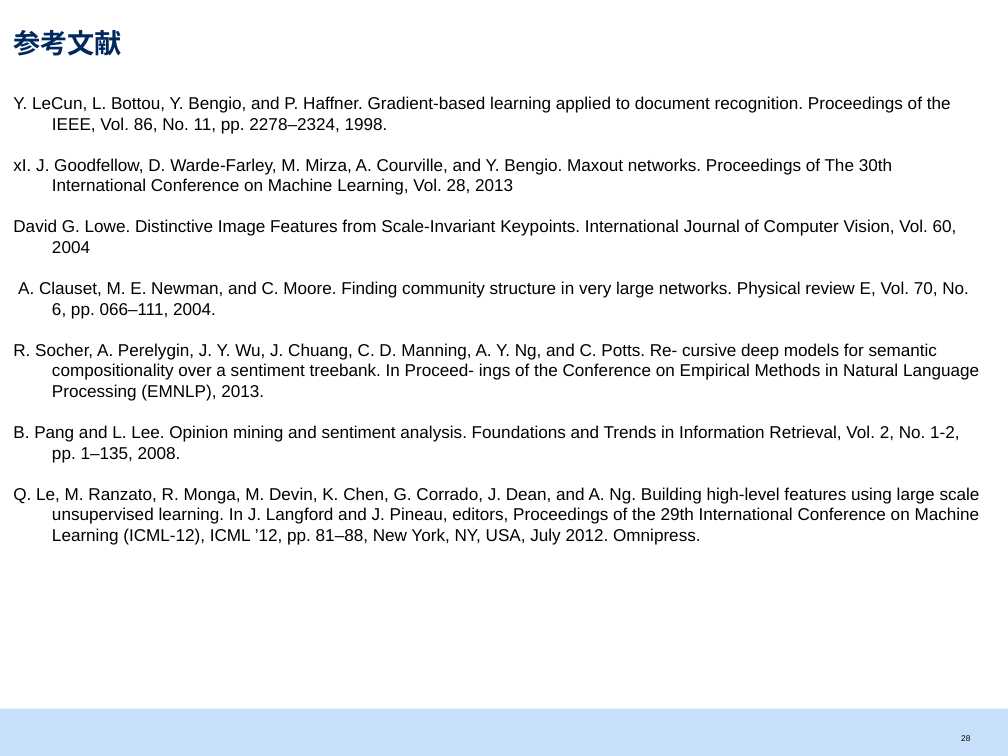
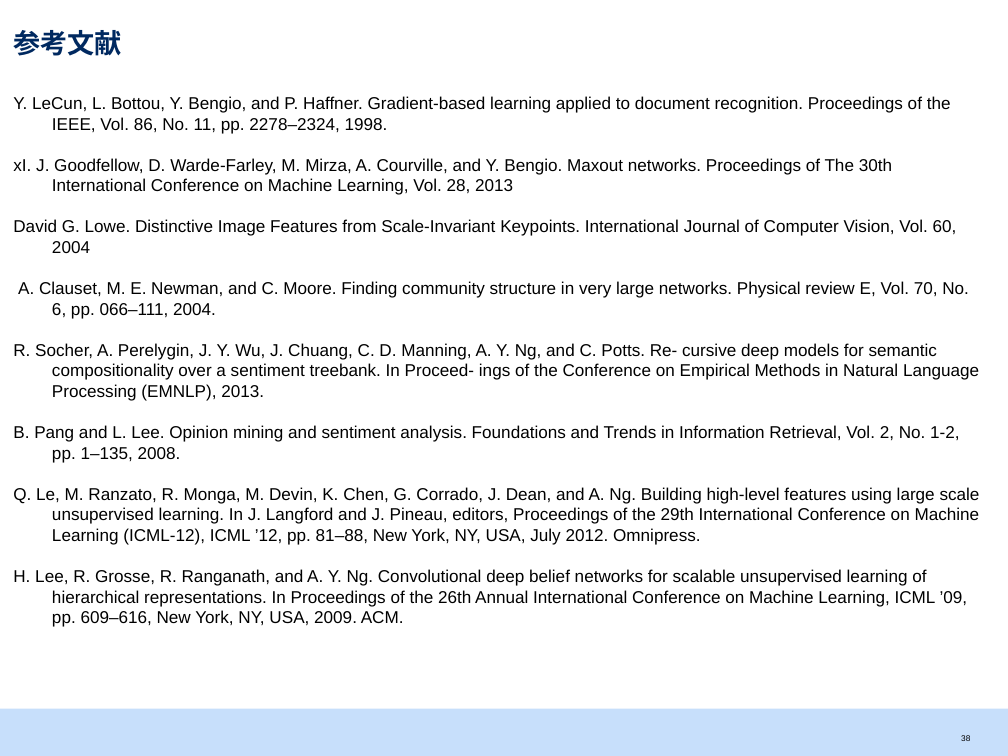
Before and after one commit to srtk/sotsuron, a slide deck: slide 39 of doc/sotsuron_defense/bd.pptx (slide 29 before the commit). Drawn at 1008x756 pixels with LibreOffice and Linux fonts; fonts in the diff are those of the drawing. Boxes give left, top, right and bottom in pixels: in the first picture for what was removed or moved away, otherwise in the second. Text is boxed around its words. In the diff, an @@ line names an element or a change of style, - is before the commit and + after.

```diff
--- a/doc/sotsuron_defense/bd.pptx
+++ b/doc/sotsuron_defense/bd.pptx
@@ text at box(13, 569, 968, 627): paragraph added @@
+H. Lee, R. Grosse, R. Ranganath, and A. Y. Ng. Convolutional deep belief networks for scalable unsupervised learning of hierarchical representations. In Proceedings of the 26th Annual International Conference on Machine Learning, ICML ’09, pp. 609–616, New York, NY, USA, 2009. ACM.
```
Also in this commit, not shown: 11 other slides changed, 12 slides added, 1 other file.
